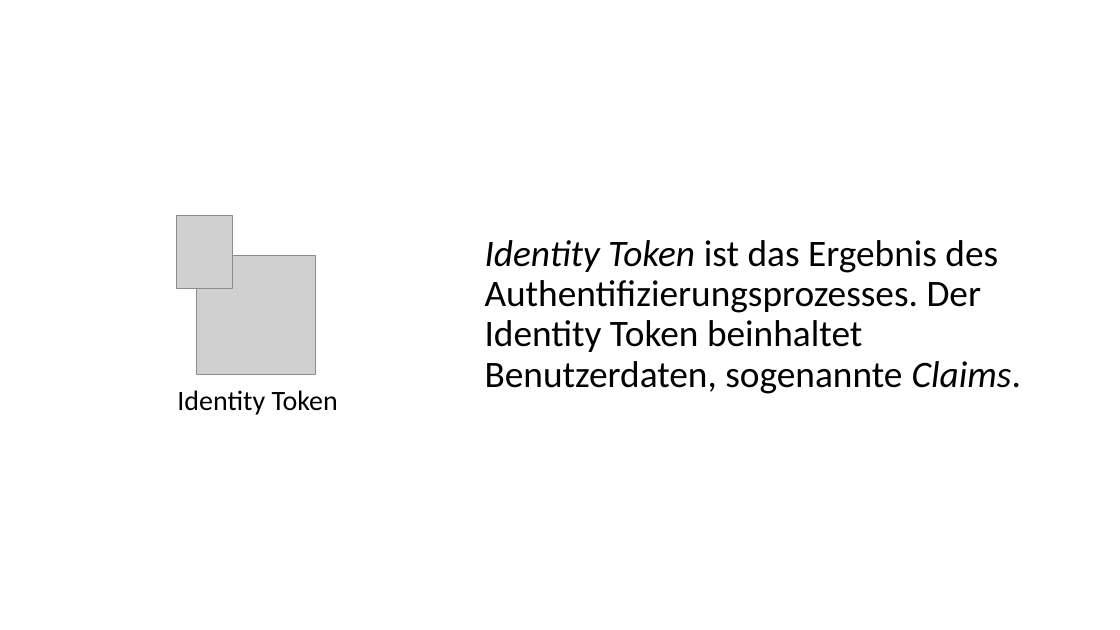
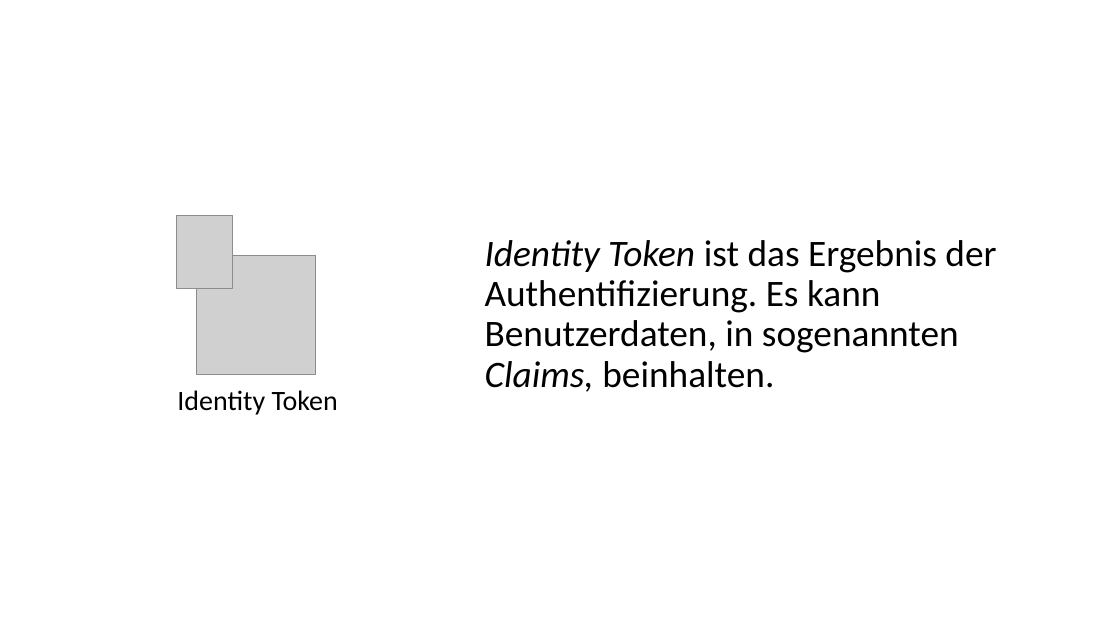
Before and after one commit to danielwagn3r/openid-workshop, a slide deck: slide 17 of OpenID Connect & OAuth.pptx (slide 18 before the commit). Drawn at 1120x630 pixels with LibreOffice and Linux fonts; fonts in the diff are those of the drawing; grey boxes stand for pictures. Boxes give left, top, right and bottom in pixels: in the first picture for what was removed or moved away, otherwise in the second. Text is boxed around its words. In the diff, an @@ line names an element or a change of style, - is before the commit and + after.

```diff
--- a/OpenID Connect & OAuth.pptx
+++ b/OpenID Connect & OAuth.pptx
@@ text at (485,240,996,392): text changed @@
-Identity Token ist das Ergebnis des Authentifizierungsprozesses. Der Identity Token beinhaltet Benutzerdaten, sogenannte Claims.
+Identity Token ist das Ergebnis der Authentifizierung. Es kann Benutzerdaten, in sogenannten Claims, beinhalten.
```
Also in this commit, not shown: 8 other slides changed, 2 slides added, 2 slides removed.
